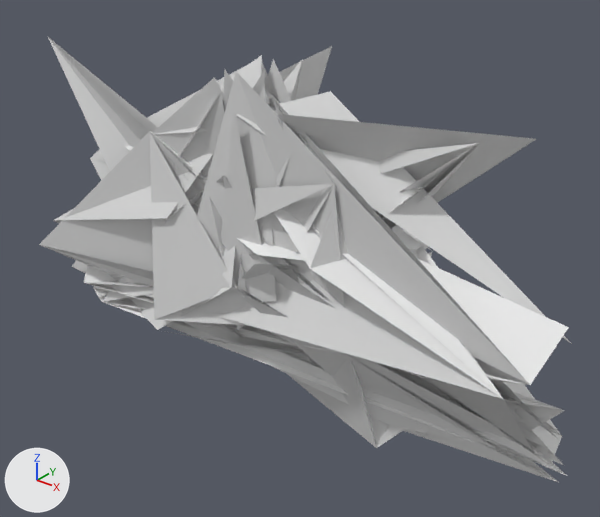
Two versions of the OBJ model extracted_meshes/Hero020_790C35EE_v2.obj, one commit apart.
Camera for both pictures: a camera (50 mm lens) standing at (787.0, -942.0, 767.0) and looking at (-50.0, 104.0, 118.0). Arrows for +X, +Y and +Z are at lower left; the lights stay in place. The first picture is the older version. Where no turn or scale is listed for an object, it has been applied to the vertices. Vertices at exactly the same position are counted once.

The older version as bpy lines, for what is in view:
```python
me_hero020_790c35ee_v2 = bpy.data.meshes.new('Hero020_790C35EE_v2')
me_hero020_790c35ee_v2.from_pydata(...)  # 511 vertices, 657 faces; spans x -508.0..509.0, y -126.0..511.0, z -114.0..512.0
ob_hero020_790c35ee_v2 = bpy.data.objects.new('Hero020_790C35EE_v2', me_hero020_790c35ee_v2)
ob_hero020_790c35ee_v2.location = (0.0, 0.0, 0.0)
```
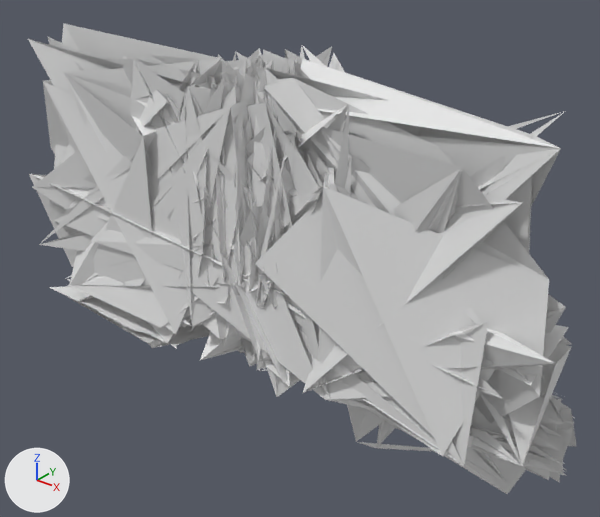
Location of each change, (x1, y1, x2, y2) in pixels of the pictures (600 x 517 px):
'Hero020_790C35EE_v2', reshaped: before (39, 37, 571, 482); after (28, 24, 577, 494)
part 1 of me_hero020_790c35ee_v2, built on: before (217, 109, 562, 454); after (28, 24, 577, 494)

What changed in the scene script:
```text
Change me_hero020_790c35ee_v2:
    used by ob_hero020_790c35ee_v2; location = (0.0, 0.0, 0.0)
    remove me_hero020_790c35ee_v2.from_pydata(...)  # 511 vertices, 657 faces; spans x -508.0..509.0, y -126.0..511.0, z -114.0..512.0
    add me_hero020_790c35ee_v2.from_pydata(...)  # 3730 vertices, 5466 faces; spans x -512.0..512.0, y -128.0..511.0, z -122.0..512.0
    me_hero020_790c35ee_v2 part 1: 1 vertex moved within x 190.0, y 14.0, z 53.0; 9 vertices removed from x -253.0..357.0, y -122.0..502.0, z -10.0..452.0; 3228 vertices added at x -512.0..512.0, y -128.0..511.0, z -122.0..511.0
```
